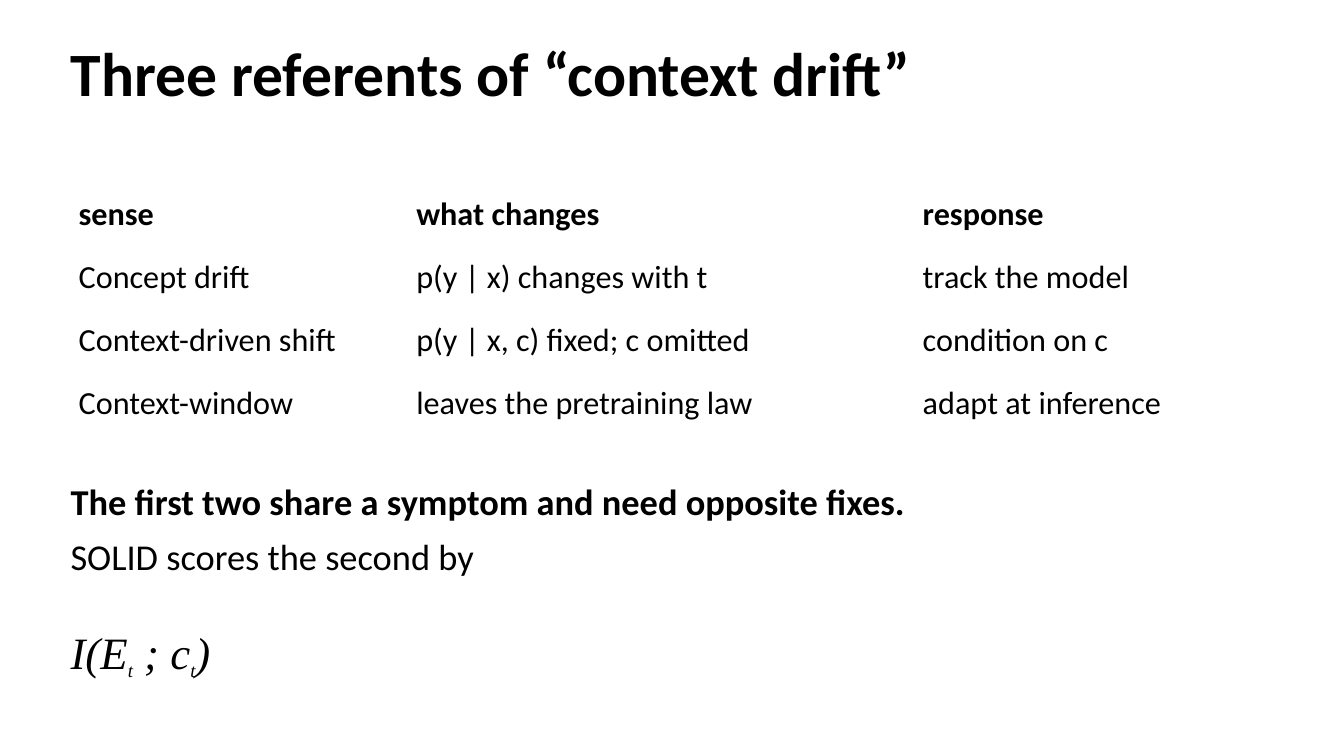
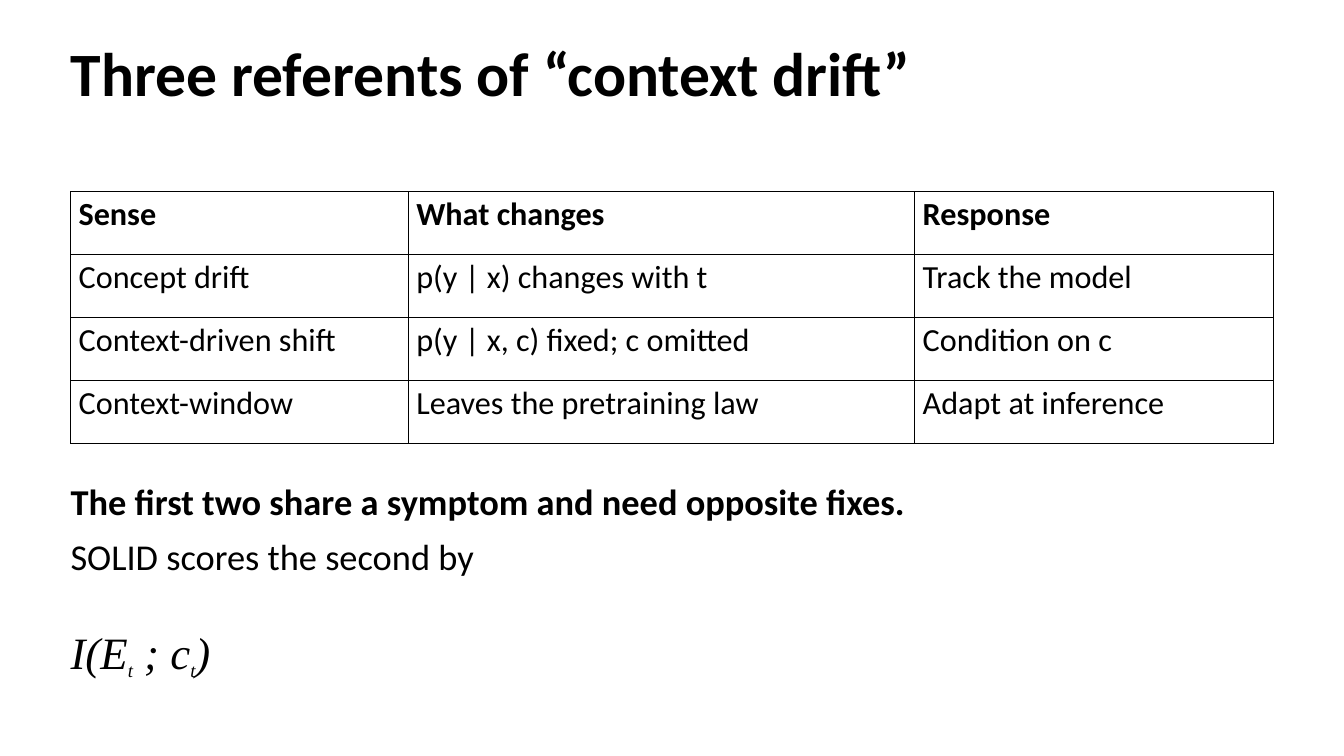
Before and after one commit to phuong0111/time-series-research, a slide deck: slide 7 of data-drift/seminar.pptx. Drawn at 1344x756 pixels with LibreOffice and Linux fonts; fonts in the diff are those of the drawing. Boxes give left, top, right and bottom in pixels: in the first picture for what was removed or moved away, otherwise in the second. Text is boxed around its words. In the diff, an @@ line names an element or a change of style, - is before the commit and + after.

```diff
--- a/data-drift/seminar.pptx
+++ b/data-drift/seminar.pptx
@@ table at (x1=71, y1=192, x2=1273, y2=444) @@
-row 1: sense | what changes | response
+row 1: Sense | What changes | Response
-row 2, column 3: track the model
+row 2, column 3: Track the model
-row 3, column 3: condition on c
+row 3, column 3: Condition on c
-row 4, column 2: leaves the pretraining law
+row 4, column 2: Leaves the pretraining law
-row 4, column 3: adapt at inference
+row 4, column 3: Adapt at inference
@@ borders changed @@
```
Also in this commit, not shown: 15 other slides changed, 1 other file.
